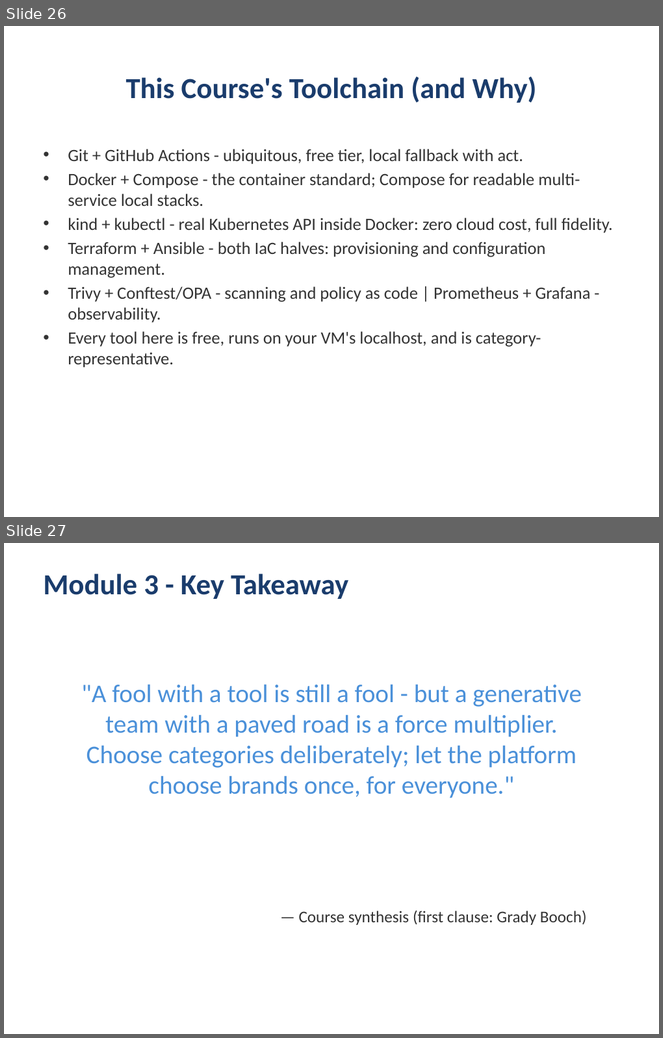
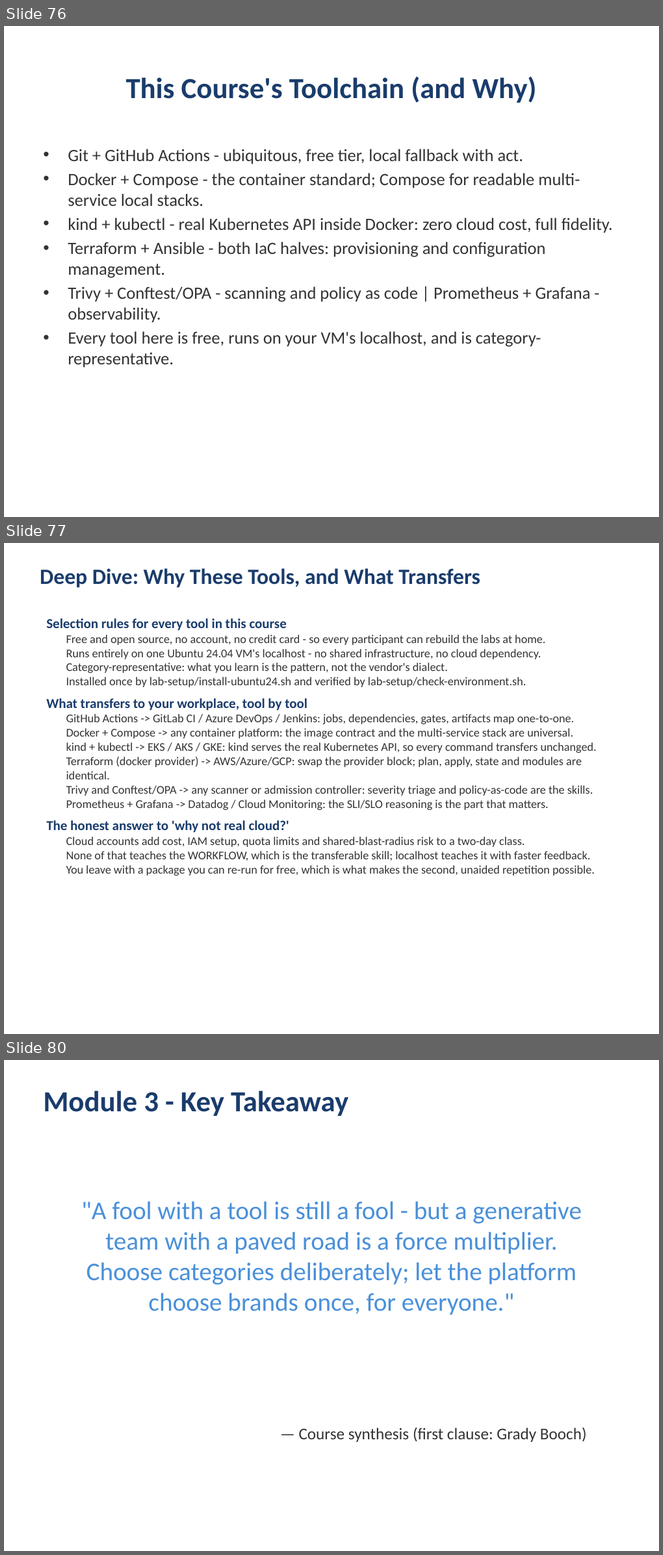
Before and after one commit to kumbulanit/devopsplaformngr, a slide deck: slides/DevOps-PlatformEngineering-Day1.pptx. Shown one above the other, each under a label of ours: slides 26 and 27 before the commit, slides 76, 77 and 80 after it; the slides between them are not shown. The pictures are 663x1038 and 663x1555 pixels, drawn with LibreOffice and Linux fonts; fonts in the diff are those of the drawing. Boxes give left, top, right and bottom in pixels: in the first picture for what was removed or moved away, otherwise in the second. Text is boxed around its words. In the diff, an @@ line names an element or a change of style, - is before the commit and + after.

```diff
--- a/slides/DevOps-PlatformEngineering-Day1.pptx
+++ b/slides/DevOps-PlatformEngineering-Day1.pptx
@@ slide 77 added at (x1=4, y1=543, x2=659, y2=1034), background #FFFFFF @@
@@ text added at (x1=40, y1=568, x2=480, y2=588), 24 pt, text #1A3C6C, bold @@
+Deep Dive: Why These Tools, and What Transfers
@@ text added at (x1=46, y1=618, x2=597, y2=876), 13 pt, text #333333 @@
+Selection rules for every tool in this course
+  Free and open source, no account, no credit card - so every participant can rebuild the labs at home.
+  Runs entirely on one Ubuntu 24.04 VM's localhost - no shared infrastructure, no cloud dependency.
+  Category-representative: what you learn is the pattern, not the vendor's dialect.
+  Installed once by lab-setup/install-ubuntu24.sh and verified by lab-setup/check-environment.sh.
+What transfers to your workplace, tool by tool
+  GitHub Actions -> GitLab CI / Azure DevOps / Jenkins: jobs, dependencies, gates, artifacts map one-to-one.
+  Docker + Compose -> any container platform: the image contract and the multi-service stack are universal.
+  kind + kubectl -> EKS / AKS / GKE: kind serves the real Kubernetes API, so every command transfers unchanged.
+  Terraform (docker provider) -> AWS/Azure/GCP: swap the provider block; plan, apply, state and modules are identical.
+  Trivy and Conftest/OPA -> any scanner or admission controller: severity triage and policy-as-code are the skills.
+  Prometheus + Grafana -> Datadog / Cloud Monitoring: the SLI/SLO reasoning is the part that matters.
+The honest answer to 'why not real cloud?'
+  Cloud accounts add cost, IAM setup, quota limits and shared-blast-radius risk to a two-day class.
+  None of that teaches the WORKFLOW, which is the transferable skill; localhost teaches it with faster feedback.
+  You leave with a package you can re-run for free, which is what makes the second, unaided repetition possible.
@@ what was slide 26 is now slide 76 @@
@@ what was slide 27 is now slide 80 @@
```
Also in this commit, not shown: 4 slides changed, 81 other slides added, 1 slide removed, 39 other files.
